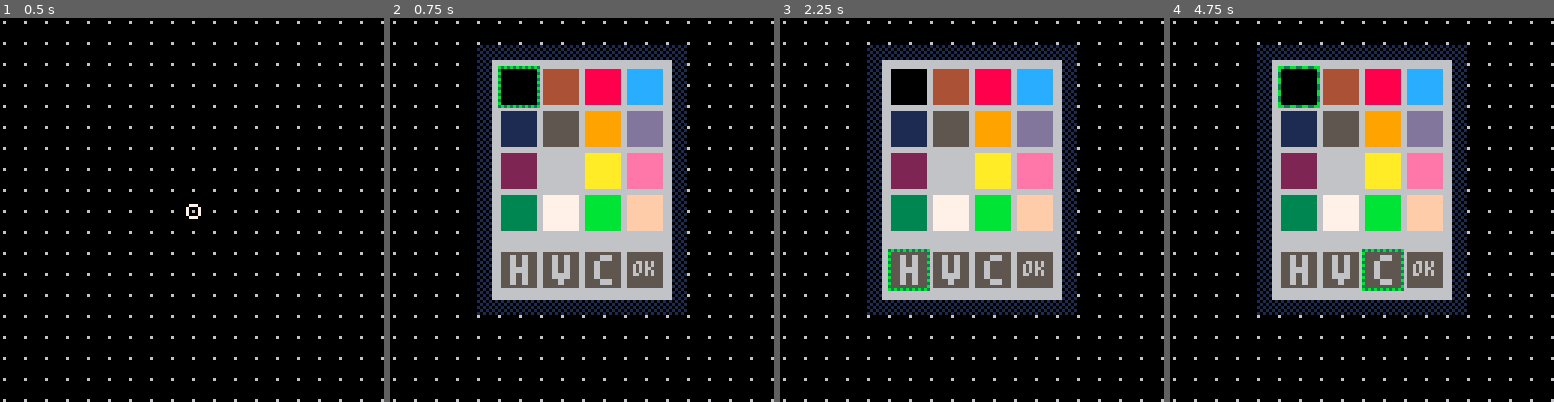
Above: before the commit, frames 1-4 (left to right).
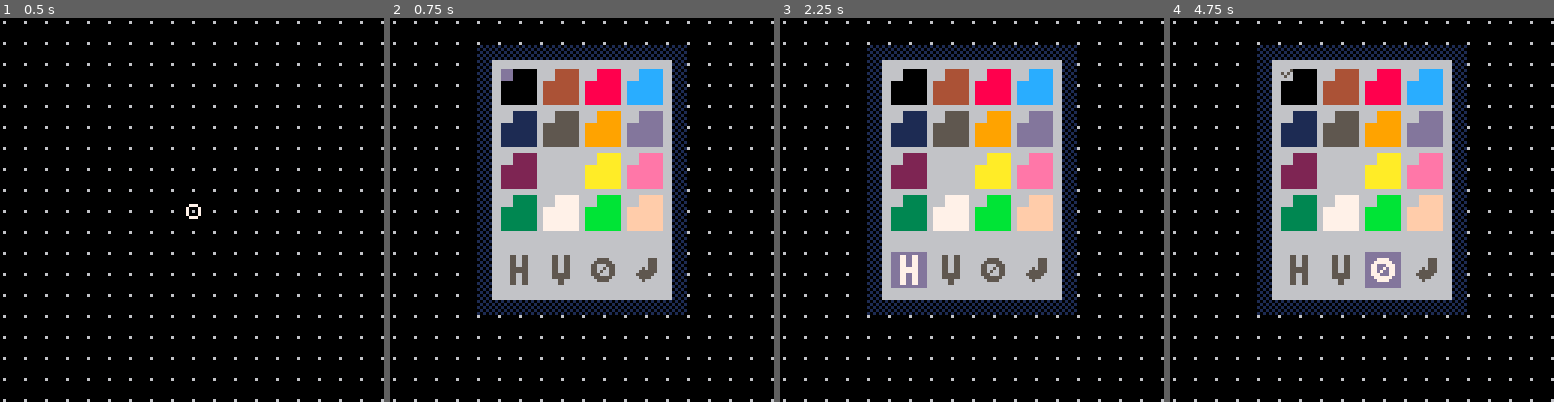
Above: after the commit, the same moments.

Repository: VyrCossont/Pinput
Game: PICO-8 cartridge PICO-8/games/shape_editor.p8
Two runs of this game, one before a commit and one after it. Both use one fixed random seed, a clock stepped at 60 frames per second and the inputs below.
Inputs:
- Up to frame 1 (0.5 s): tap X (X key) at 0.33 s
- Up to frame 2 (0.75 s): tap O (Z key) at 0.7 s
- Up to frame 3 (2.25 s): tap X (X key) at 1.07, 1.85 s; hold Right 1.6-2.1 s; tap O (Z key) at 1.7, 2.1 s; hold Up from 2.15 s (still down)
- Up to frame 4 (4.75 s): release Up at 2.42 s; hold Right 2.47-3.03 s; tap O (Z key) every 0.4 s from 2.5 to 4.5 s; tap X (X key) at 2.97, 4.08 s; hold Left 3.08-3.58 s; hold Down 3.63-3.97 s; hold Right 4.02-4.68 s; hold Up from 4.73 s (still down)

Frame 1 is identical in both runs. In frame 2, 4.9% of the frame differs, in the area x 28-72%, y 12-71%; in frame 3, 4.9%; in frame 4, 5.4%, in the area x 28-72%, y 12-72%.

Commit message:
shape editor: working delete and finish

Diff:
--- a/PICO-8/games/shape_editor.p8
+++ b/PICO-8/games/shape_editor.p8
@@ -134,8 +134,10 @@
 
 function grid_menu_delete()
  if #paths[cpath] > 0 then
-  local last = deli(paths[cpath])
-  pos = last
+  deli(paths[cpath])
+  if #paths[cpath] > 0 then
+   pos = paths[cpath][#paths[cpath]]
+  end
  end
 end
 
@@ -260,11 +262,11 @@
  palette_selected = nil
  h_flip = false
  v_flip = false
- close_loop = false
 end
 
 function palette_draw()
  camera(-34, -14)
+ local px, py = unpack(palette_coords)
 
  -- palette shadow
  clip(34 - 5, 14 - 5, 60 + 5 * 2, 80 + 5 * 2)
@@ -274,58 +276,73 @@
  -- palette background
  clip(34, 14, 60, 80)
  fillp()
- rectfill(0, 0, 60 - 1, 60 - 1, 6)
-
- -- control area
- rectfill(0, 60, 60 - 1, 80 - 1, 6)
+ rectfill(0, 0, 60 - 1, 80 - 1, 6)
 
  -- color swatches
- for i = 0, 3 do
-  for j = 0, 3 do
-   local c = (i * 4) + j
-   local x = 1 + 2 * (i + 1) + 12 * i
-   local y = 1 + 2 * (j + 1) + 12 * j
+ for kx = 0, 3 do
+  for ky = 0, 3 do
+   local c = (kx * 4) + ky
+   local x = 1 + 2 * (kx + 1) + 12 * kx
+   local y = 1 + 2 * (ky + 1) + 12 * ky
    rectfill(x, y, x + 12 - 1, y + 12 - 1, c)
-  end
- end
-
- -- currently selected color swatch
- local px, py = unpack(palette_coords)
- local x = 2 * (px + 1) + 12 * px
- local y = 2 * (py + 1) + 12 * py
- if py > 3 then y += 5 end
- fillp(0b1010010110100101)
- rect(x, y, x + 12 + 1, y + 12 + 1, 3 | (11 << 4))
- fillp()
-
- -- chosen color swatch
- if palette_selected != nil then
-  local sx, sy = unpack(palette_selected)
-  local x = 2 * (sx + 1) + 12 * sx
-  local y = 2 * (sy + 1) + 12 * sy
-  fillp(0b1100110000110011)
-  rect(x, y, x + 12 + 1, y + 12 + 1, 3 | (11 << 4))
-  fillp()
+
+   -- corner box
+   local corner_color = 6
+   local check_color = 5
+
+   local hover = kx == px and ky == py
+   if hover then
+    corner_color = 13
+    check_color = 7
+   end
+
+   local selected = false
+   if palette_selected != nil then
+    local sx, sy = unpack(palette_selected)
+    selected = kx == sx and ky == sy
+   end
+
+   rectfill(x, y, x + 3, y + 3, corner_color)
+   if selected then
+    pal(7, check_color)
+    spr(4, x, y)
+    pal()
+   end
+  end
  end
 
  -- mode switches and ok button
- for k, label in pairs({"h", "v", "c", "ok"}) do
-  local px = k - 1
-  local x = 1 + 2 * (px + 1) + 12 * px
+ for k, label in pairs({"h", "v", "x", "o"}) do
+  local kx = k - 1
+  local x = 1 + 2 * (kx + 1) + 12 * kx
   local y = 60 + 4
-  rectfill(x, y, x + 12 - 1, y + 12 - 1, 5)
-  if px == 3 then
-   print(label, x + 2, y + 3, 6)
-  else
-   print("\^w\^t" .. label, x + 3, y + 1, 6)
-   if (px == 0 and h_flip)
-   or (px == 1 and v_flip)
-   or (px == 2 and close_loop) then
-    fillp(0b1100110000110011)
-    rect(x - 1, y - 1, x + 12, y + 12, 3 | (11 << 4))
-    fillp()
-   end
-  end
+
+  local box_color = 6
+  local fg_color = 5
+
+  local hover = kx == px and 4 == py
+  if hover then
+   box_color = 13
+   fg_color = 7
+  end
+
+  rectfill(x, y, x + 12 - 1, y + 12 - 1, box_color)
+  pal(7, fg_color)
+
+  if label == "x" then
+   spr(2, x + 2, y + 2)
+  elseif label == "o" then
+   spr(1, x + 2, y + 2)
+  else
+   print("\^w\^t" .. label, x + 3, y + 1, fg_color)
+  end
+
+  local selected = (kx == 0 and h_flip) or (kx == 1 and v_flip)
+  if selected then
+   spr(4, x, y)
+  end
+
+  pal()
  end
 end
 
@@ -336,7 +353,7 @@
  if btnp(2) then py -= 1 end
  if btnp(3) then py += 1 end
  px %= 4
- -- line 4 is flip controls and ok button
+ -- line 4 is flip toggles and cancel/ok buttons
  py %= 5
  palette_coords = {px, py}
 
@@ -349,7 +366,7 @@
    elseif px == 1 then
     v_flip = not v_flip
    elseif px == 2 then
-    close_loop = not close_loop
+    grid_init()
    elseif px == 3 then
     if palette_selected == nil then
      error_beep()
@@ -372,7 +389,6 @@
    color = (px * 4) + py,
    h_flip = h_flip,
    v_flip = v_flip,
-   close_loop = close_loop,
  })
  cpath = #paths
  grid_init()
@@ -380,11 +396,11 @@
 
 
 __gfx__
-00000000000077700077770000000700000000000000000000000000000000000000000000000000000000000000000000000000000000000000000000000000
-00000000000077700777777000007770000000000000000000000000000000000000000000000000000000000000000000000000000000000000000000000000
-00700700000077707700077700077777000000000000000000000000000000000000000000000000000000000000000000000000000000000000000000000000
-00077000007077707700707700777770000000000000000000000000000000000000000000000000000000000000000000000000000000000000000000000000
-00077000077777707707007707777700000000000000000000000000000000000000000000000000000000000000000000000000000000000000000000000000
-00700700777777007770007777777070000000000000000000000000000000000000000000000000000000000000000000000000000000000000000000000000
-00000000077770000777777007770007000000000000000000000000000000000000000000000000000000000000000000000000000000000000000000000000
-00000000007000000077770000777777000000000000000000000000000000000000000000000000000000000000000000000000000000000000000000000000
+00000000000007770077770000000700000700000000000000000000000000000000000000000000000000000000000000000000000000000000000000000000
+00000000000007770777777000007770707000000000000000000000000000000000000000000000000000000000000000000000000000000000000000000000
+00700700000007777700077700077777070000000000000000000000000000000000000000000000000000000000000000000000000000000000000000000000
+00077000000707777700707700777770000000000000000000000000000000000000000000000000000000000000000000000000000000000000000000000000
+00077000007777777707007707777700000000000000000000000000000000000000000000000000000000000000000000000000000000000000000000000000
+00700700077777707770007777777070000000000000000000000000000000000000000000000000000000000000000000000000000000000000000000000000
+00000000007777000777777007770007000000000000000000000000000000000000000000000000000000000000000000000000000000000000000000000000
+00000000000700000077770000777777000000000000000000000000000000000000000000000000000000000000000000000000000000000000000000000000
